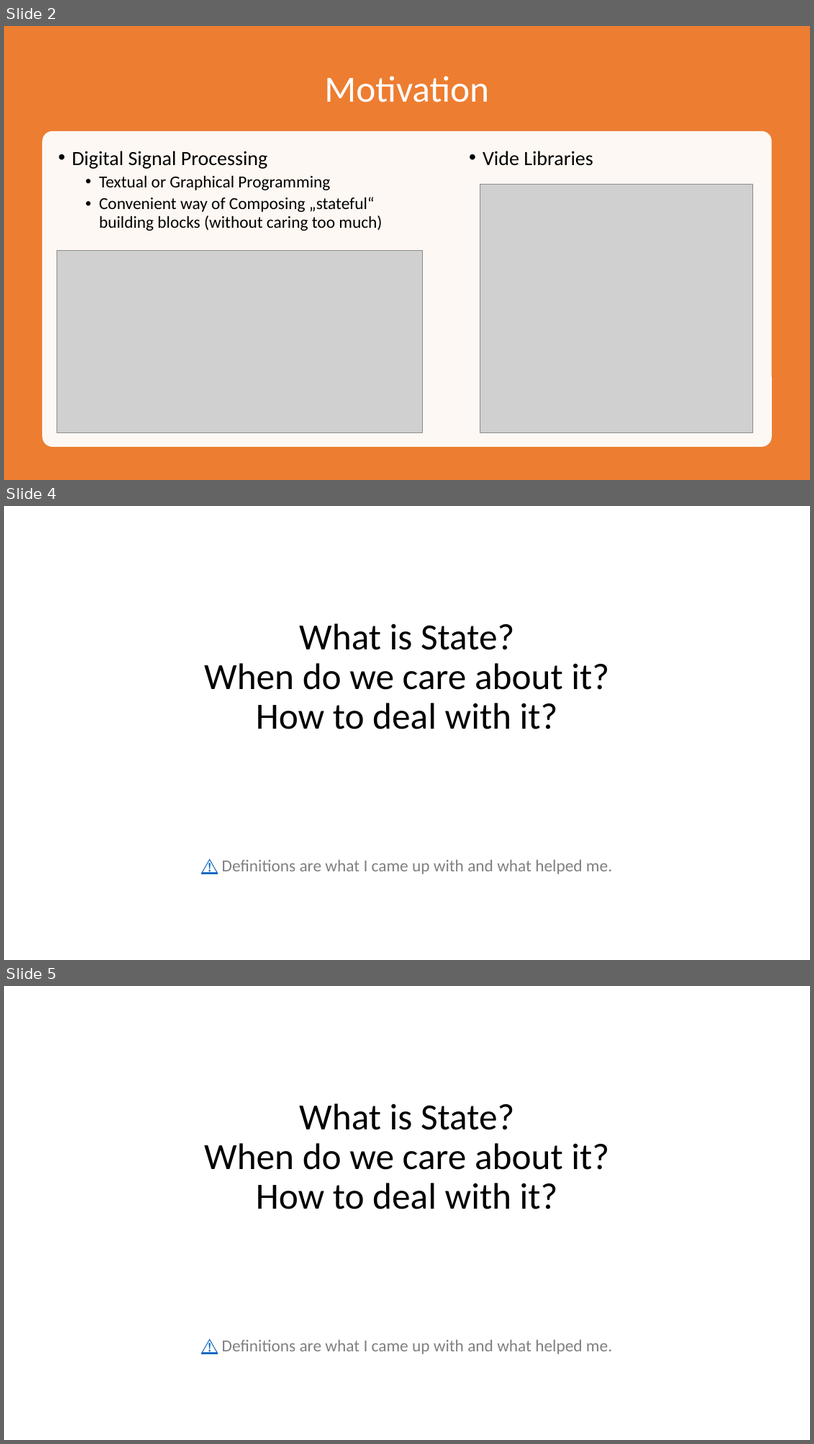
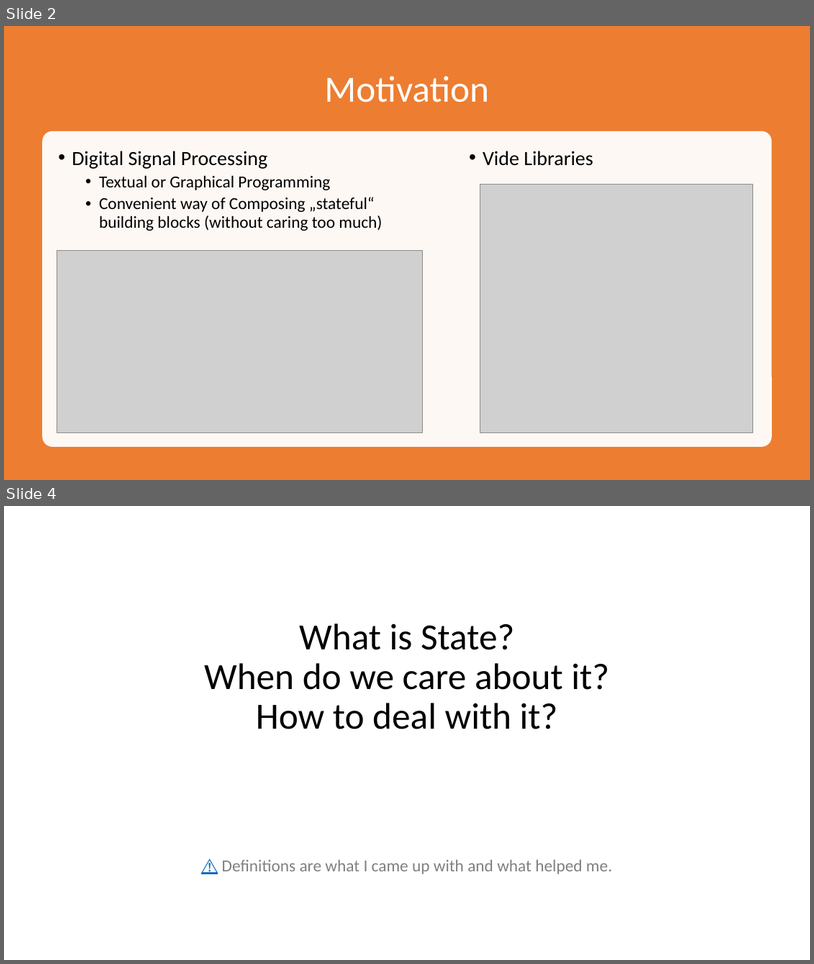
Before and after one commit to RonaldSchlenker/ReactIn200LoC, a slide deck: v2/Presentation.pptx. Shown one above the other, each under a label of ours: slides 2, 4 and 5 before the commit, slides 2 and 4 after it; the slides between them are not shown. The pictures are 814x1444 and 814x964 pixels, drawn with LibreOffice and Linux fonts; fonts in the diff are those of the drawing; grey boxes stand for pictures. Boxes give left, top, right and bottom in pixels: in the first picture for what was removed or moved away, otherwise in the second. Text is boxed around its words. In the diff, an @@ line names an element or a change of style, - is before the commit and + after.

```diff
--- a/v2/Presentation.pptx
+++ b/v2/Presentation.pptx
@@ slide 4 removed at (x1=4, y1=506, x2=810, y2=960), background #FFFFFF @@
@@ title removed at (x1=204, y1=623, x2=612, y2=874) @@
-What is State?
-When do we care about it?
-How to deal with it?
-⚠️ Definitions are what I came up with and what helped me.
@@ what was slide 5 is now slide 4 @@
```
Also in this commit, not shown: 2 slides changed, 1 slide added.
